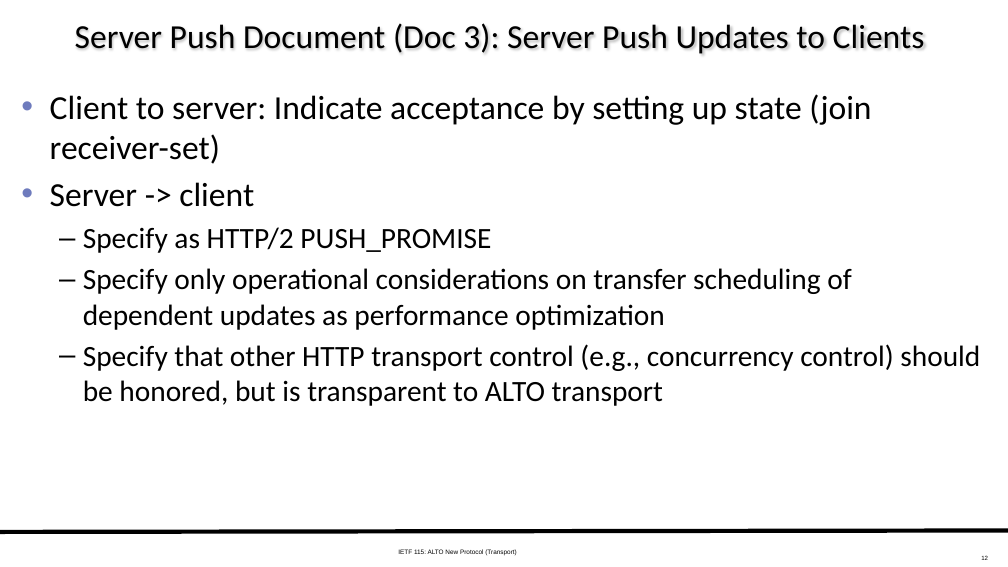
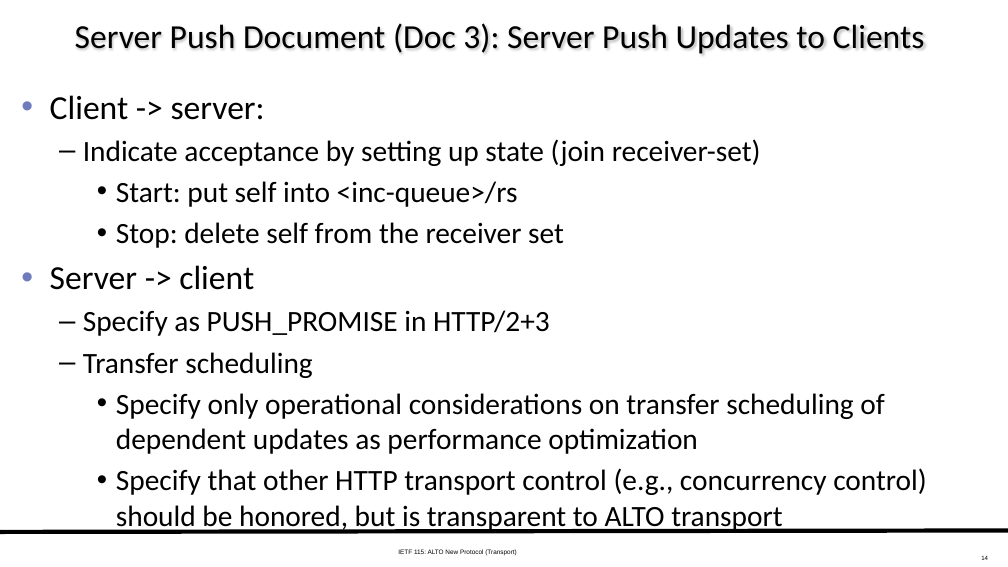
Before and after one commit to ietf-wg-alto/wg-materials, a slide deck: slide 14 of meetings-ietf/ietf-115/slides-115-alto-transport-11-11-working-11-05.pptx (slide 12 before the commit). Drawn at 1008x567 pixels with LibreOffice and Linux fonts; fonts in the diff are those of the drawing. Boxes give left, top, right and bottom in pixels: in the first picture for what was removed or moved away, otherwise in the second. Text is boxed around its words. In the diff, an @@ line names an element or a change of style, - is before the commit and + after.

```diff
--- a/meetings-ietf/ietf-115/slides-115-alto-transport-11-11-working-11-05.pptx
+++ b/meetings-ietf/ietf-115/slides-115-alto-transport-11-11-working-11-05.pptx
@@ text at bbox=[50, 95, 761, 248]: text changed; size 32 to 28 pt @@
-• Client to server: Indicate acceptance by setting up state (join receiver-set)
+• Client -> server:
+  – Indicate acceptance by setting up state (join receiver-set)
+    • Start: put self into <inc-queue>/rs
+    • Stop: delete self from the receiver set
@@ text at bbox=[83, 310, 550, 378]: text changed @@
-  – Specify as HTTP/2 PUSH_PROMISE
+  – Specify as PUSH_PROMISE in HTTP/2+3
+  – Transfer scheduling
@@ text at bbox=[116, 393, 926, 533]: bullet – to •; list level 2 to 3 in "Specify only operational considerations on ..."; list level 2 to 3 in "Specify that other HTTP transport ..." @@
```
Also in this commit, not shown: 8 other slides changed, 2 slides added, 9 other files.
